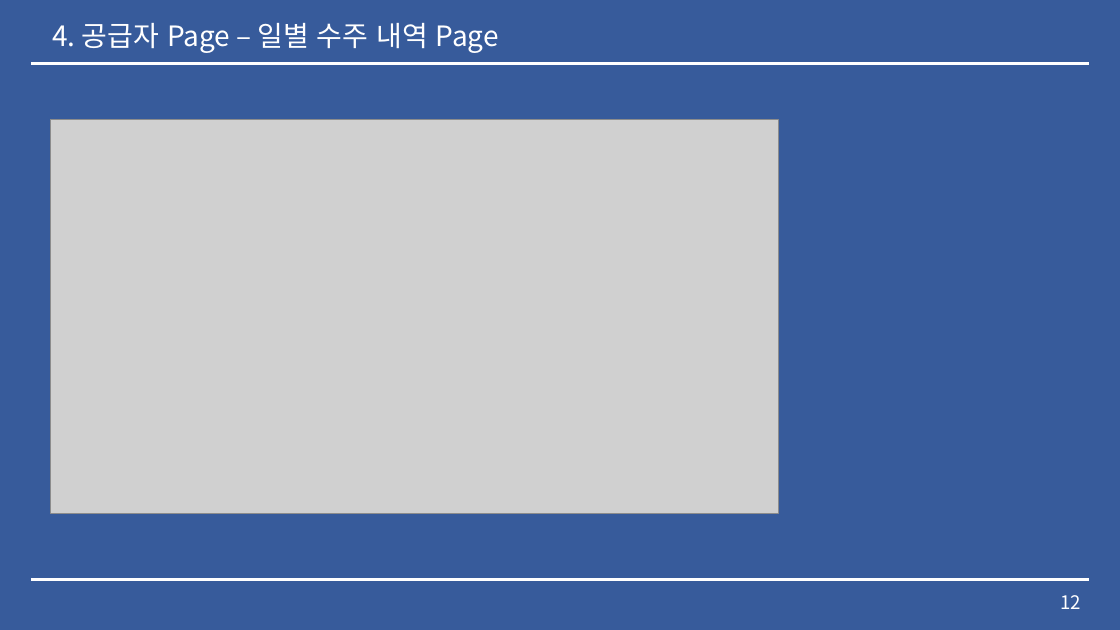
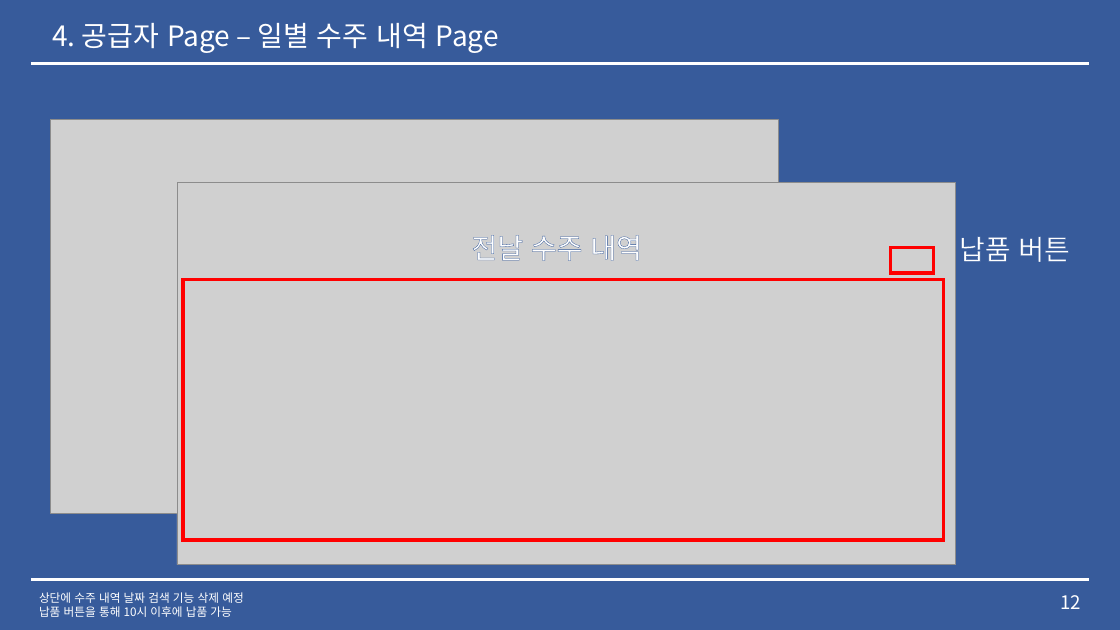
Before and after one commit to lx9203/fulfillmentBlue, a slide deck: slide 12 of Fulfillment 중간발표.pptx. Drawn at 1120x630 pixels with LibreOffice and Linux fonts; fonts in the diff are those of the drawing; grey boxes stand for pictures. Boxes give left, top, right and bottom in pixels: in the first picture for what was removed or moved away, otherwise in the second. Text is boxed around its words. In the diff, an @@ line names an element or a change of style, - is before the commit and + after.

```diff
--- a/Fulfillment 중간발표.pptx
+++ b/Fulfillment 중간발표.pptx
@@ picture added at [177, 183, 956, 565] @@
@@ text added at [472, 235, 642, 261], 24 pt, text #FFFFFF @@
+전날 수주 내역
@@ text added at [959, 237, 1070, 262], 24 pt, text #FFFFFF @@
+납품 버튼
@@ picture added at [891, 249, 933, 273] @@
@@ rectangle added at [891, 248, 933, 273], outline #FF0000 3 pt @@
@@ rectangle added at [183, 280, 944, 540], outline #FF0000 3 pt @@
@@ text added at [39, 592, 243, 617], 10 pt, text #FFFFFF @@
+상단에 수주 내역 날짜 검색 기능 삭제 예정
+납품 버튼을 통해 10시 이후에 납품 가능
```
Also in this commit, not shown: 9 other slides changed, 4 other files.
